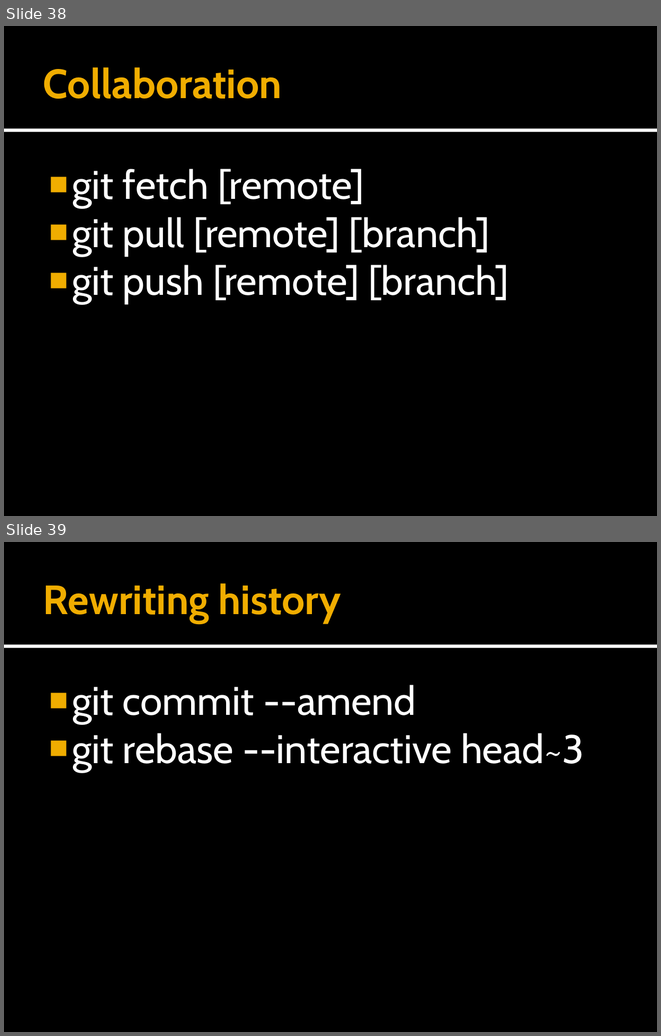
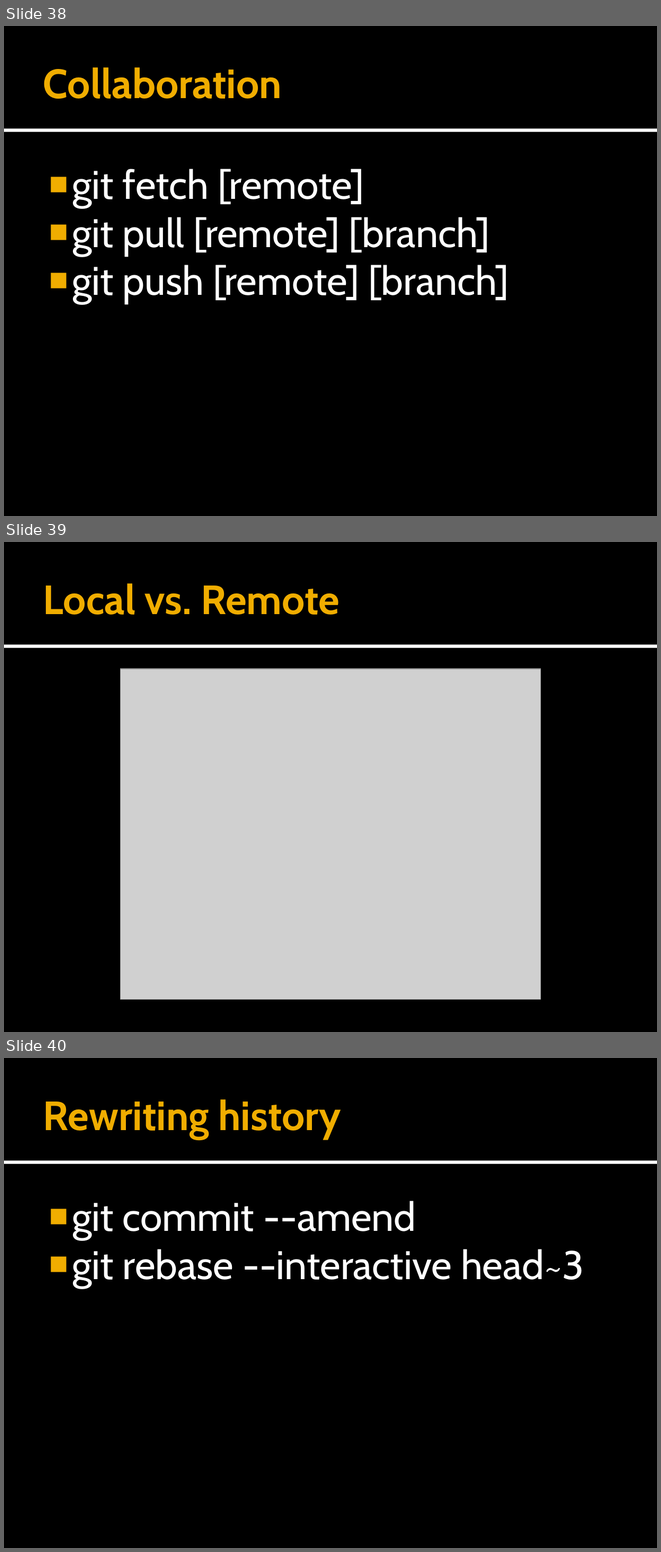
Before and after one commit to forki/GitTalk, a slide deck: GitTalk.pptx. Shown one above the other, each under a label of ours: slides 38 and 39 before the commit, slides 38, 39 and 40 after it. The pictures are 661x1036 and 661x1552 pixels, drawn with LibreOffice and Linux fonts; fonts in the diff are those of the drawing; grey boxes stand for pictures. Boxes give left, top, right and bottom in pixels: in the first picture for what was removed or moved away, otherwise in the second. Text is boxed around its words. In the diff, an @@ line names an element or a change of style, - is before the commit and + after.

```diff
--- a/GitTalk.pptx
+++ b/GitTalk.pptx
@@ slide 39 added at (4,542,657,1032), background #000000; not listed: 2 template elements that a slide beside it also shows @@
@@ title added at (43,583,339,615), 45 pt, text #F0AD00, bold @@
+Local vs. Remote
@@ picture added at (120,669,540,999) @@
@@ what was slide 39 is now slide 40 @@
```
Also in this commit, not shown: 4 slides changed, 1 other file.
